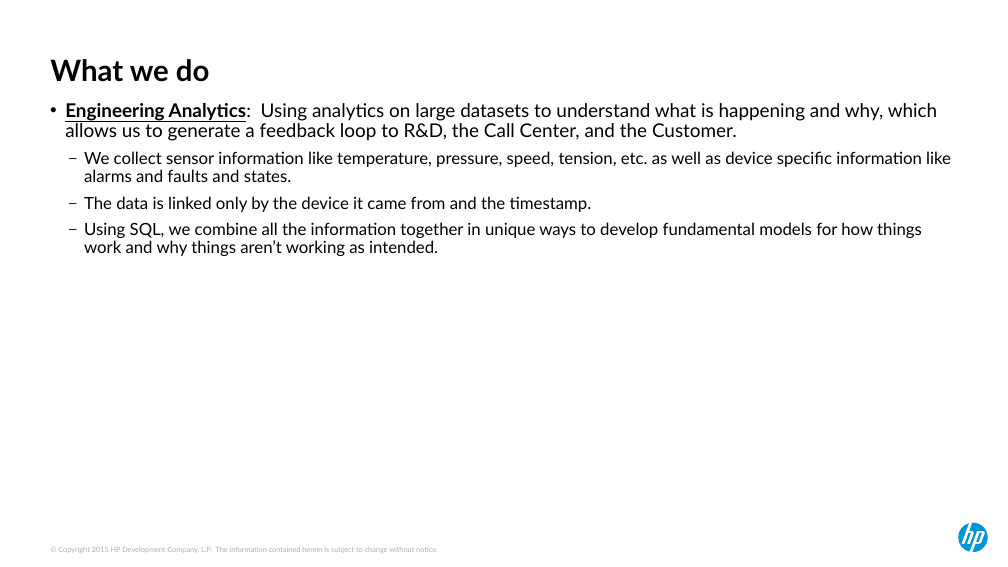
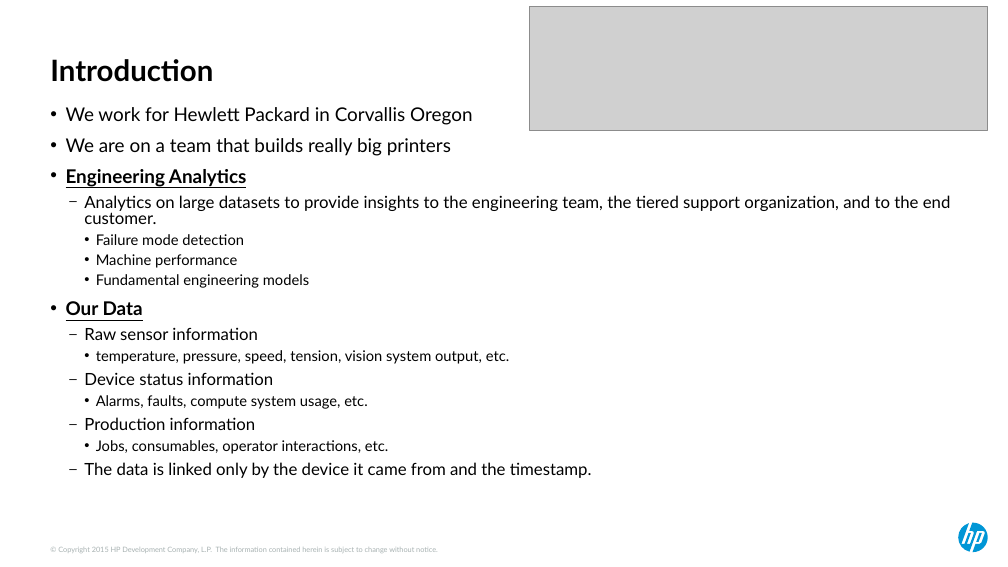
Before and after one commit to ndesilets/Group-13-HP-Big-Data-Analytics, a slide deck: slide 3 of Power Point Files/hotsos_2017 (kirbys inputs).pptx (slide 2 before the commit). Drawn at 1008x567 pixels with LibreOffice and Linux fonts; fonts in the diff are those of the drawing; grey boxes stand for pictures. Boxes give left, top, right and bottom in pixels: in the first picture for what was removed or moved away, otherwise in the second. Text is boxed around its words. In the diff, an @@ line names an element or a change of style, - is before the commit and + after.

```diff
--- a/Power Point Files/hotsos_2017 (kirbys inputs).pptx
+++ b/Power Point Files/hotsos_2017 (kirbys inputs).pptx
@@ picture added at [529,6,988,130] @@
@@ title at [50,59,213,82]: text changed @@
-What we do
+Introduction
@@ text at [66,107,951,454]: text changed; size 18 to 14 pt @@
-• Engineering Analytics: Using analytics on large datasets to understand what is happening and why, which allows us to generate a feedback loop to R&D, the Call Center, and the Customer.
-  – We collect sensor information like temperature, pressure, speed, tension, etc. as well as device specific information like alarms and faults and states.
+• We work for Hewlett Packard in Corvallis Oregon
+• We are on a team that builds really big printers
+• Engineering Analytics
+  – Analytics on large datasets to provide insights to the engineering team, the tiered support organization, and to the end customer.
+    • Failure mode detection
+    • Machine performance
+    • Fundamental engineering models
+• Our Data
+  – Raw sensor information
+    • temperature, pressure, speed, tension, vision system output, etc.
+  – Device status information
+    • Alarms, faults, compute system usage, etc.
+  – Production information
+    • Jobs, consumables, operator interactions, etc.
@@ text at [84,222,922,256]: paragraph removed @@
-  – Using SQL, we combine all the information together in unique ways to develop fundamental models for how things work and why things aren’t working as intended.
@@ text at [84,462,592,478]: line spacing 0.9 to 0.8 @@
```
Also in this commit, not shown: 9 other slides changed, 10 slides added, 2 slides removed, 4 other files.
